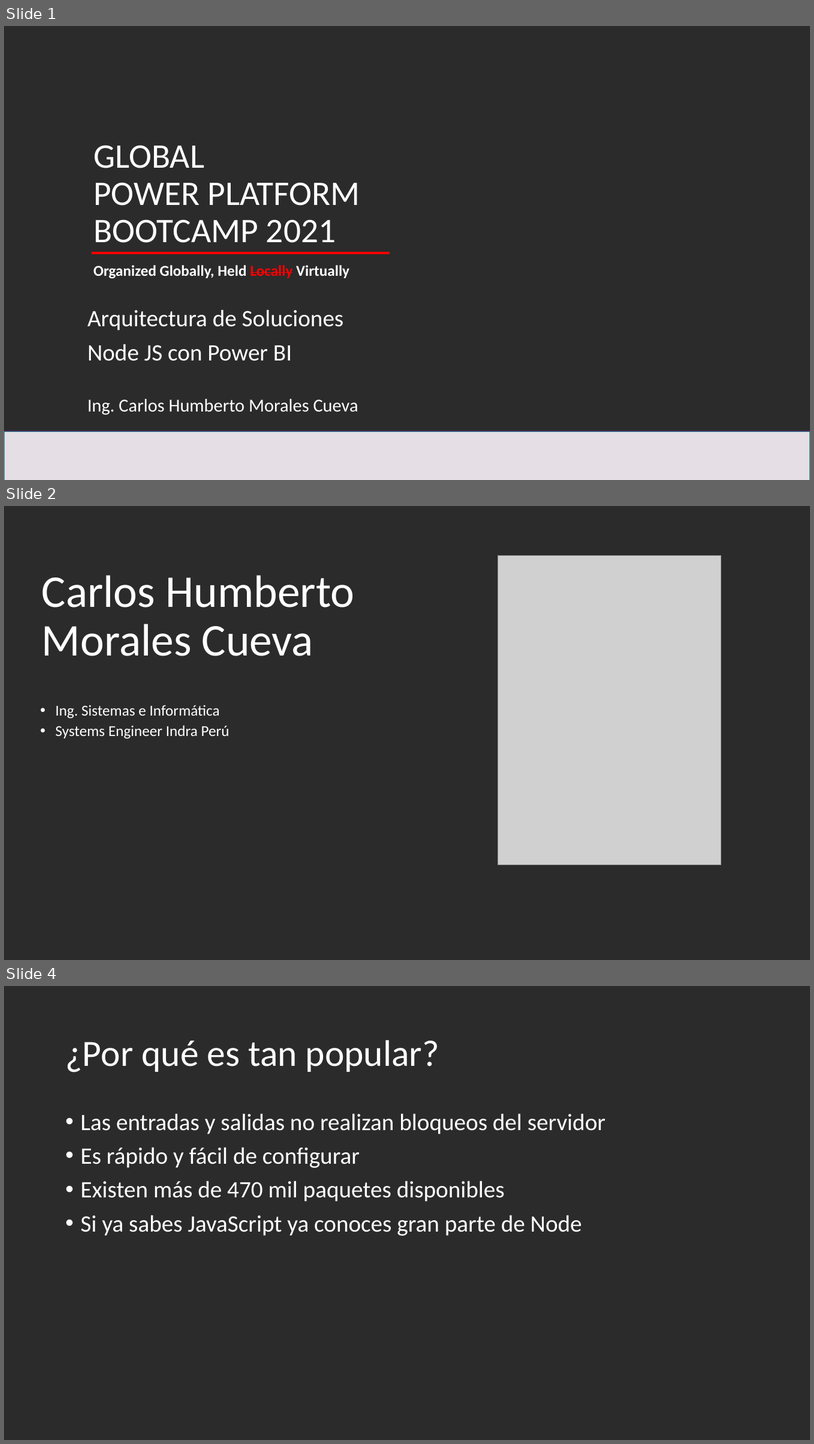
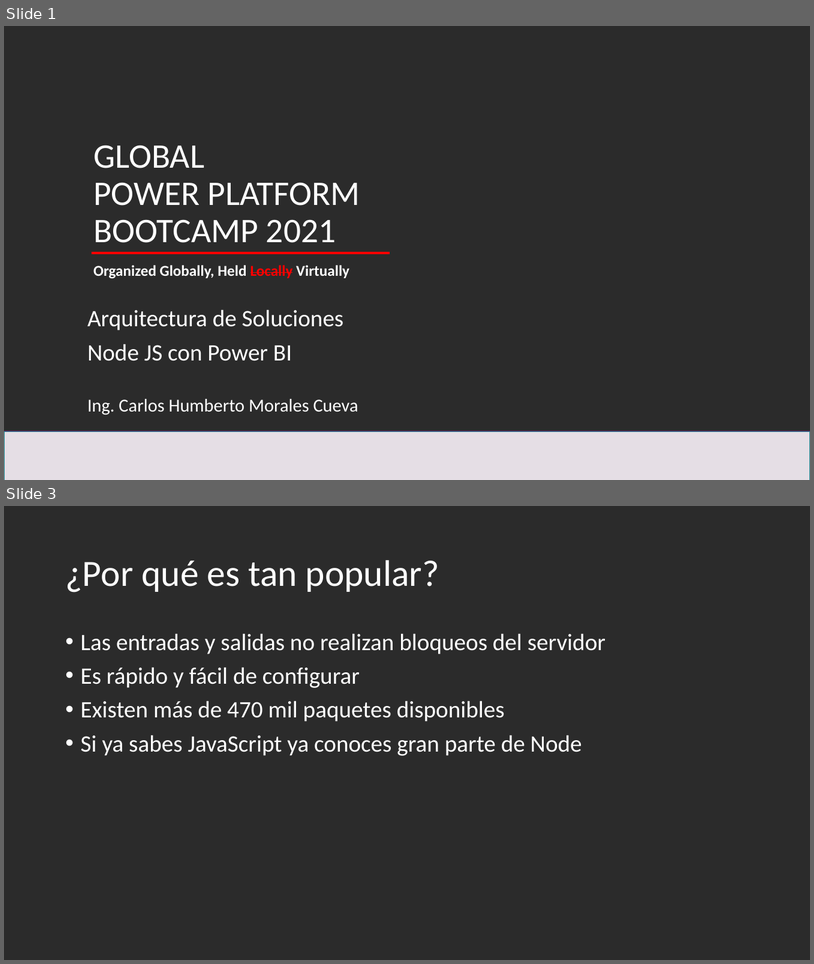
Before and after one commit to chmorcue/GLPPB_2021, a slide deck: Presentación1.pptx. Shown one above the other, each under a label of ours: slides 1, 2 and 4 before the commit, slides 1 and 3 after it; the slides between them are not shown. The pictures are 814x1444 and 814x964 pixels, drawn with LibreOffice and Linux fonts; fonts in the diff are those of the drawing; grey boxes stand for pictures; background and template pictures are left out; a plain dark background stands for a picture behind light text. Boxes give left, top, right and bottom in pixels: in the first picture for what was removed or moved away, otherwise in the second. Text is boxed around its words. In the diff, an @@ line names an element or a change of style, - is before the commit and + after.

```diff
--- a/Presentación1.pptx
+++ b/Presentación1.pptx
@@ slide 2 removed at [4,506,810,960], background picture (left out) @@
@@ picture removed at [498,556,722,865] @@
@@ title removed at [42,575,354,656] @@
-Carlos Humberto Morales Cueva
@@ text removed at [56,705,230,739] @@
-  • Ing. Sistemas e Informática
-  • Systems Engineer Indra Perú
@@ what was slide 4 is now slide 3 @@
```
Also in this commit, not shown: 2 slides changed, 4 slides added, 1 other slide removed.
